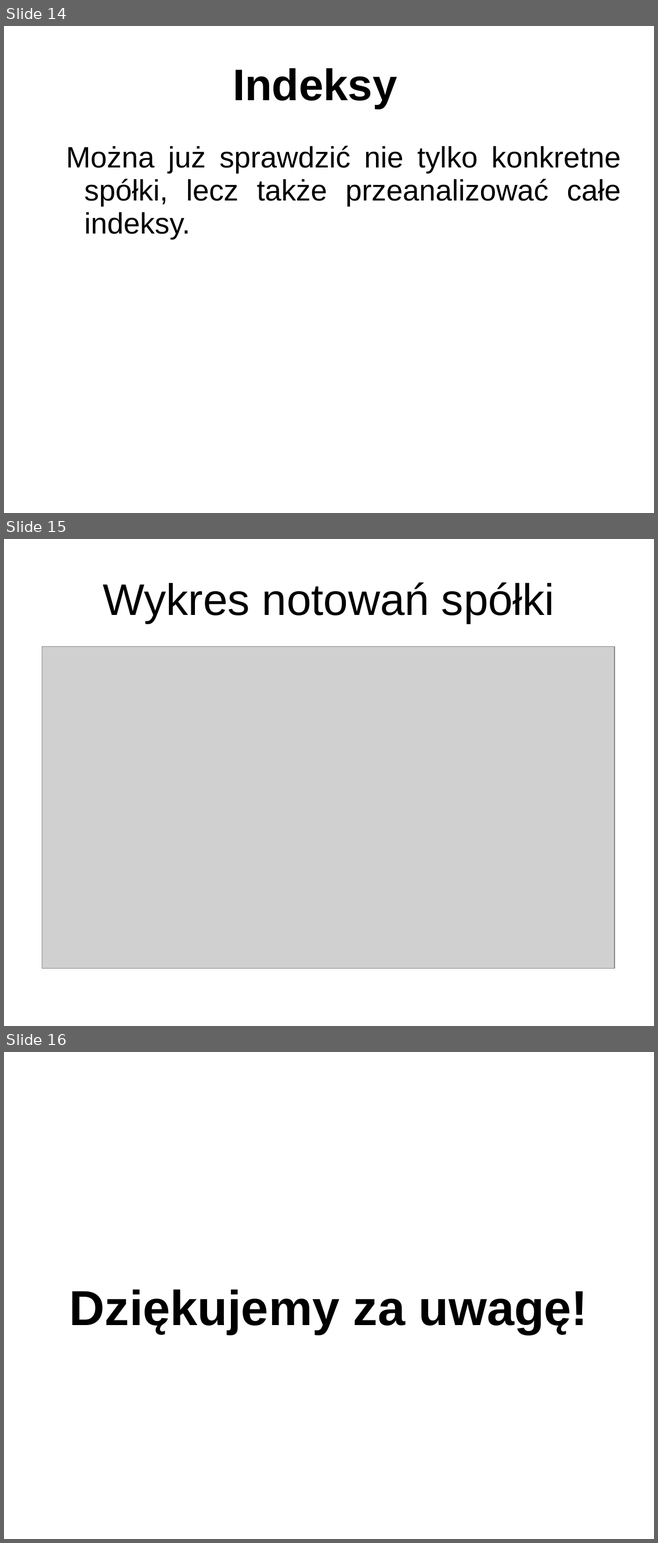
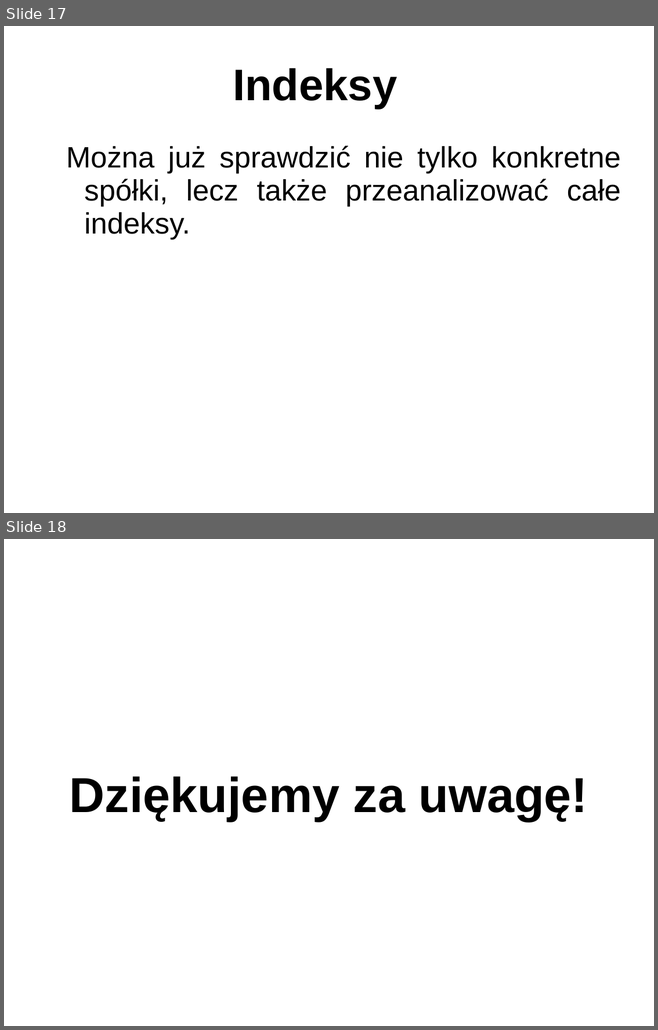
Before and after one commit to NaczelnyRachmistrz/StockRogue, a slide deck: prezentacja/stock_rogue.ppt. Shown one above the other, each under a label of ours: slides 14, 15 and 16 before the commit, slides 17 and 18 after it. The pictures are 658x1543 and 658x1030 pixels, drawn with LibreOffice and Linux fonts; fonts in the diff are those of the drawing; grey boxes stand for pictures; background and template pictures are left out. Boxes give left, top, right and bottom in pixels: in the first picture for what was removed or moved away, otherwise in the second. Text is boxed around its words. In the diff, an @@ line names an element or a change of style, - is before the commit and + after.

```diff
--- a/prezentacja/stock_rogue.ppt
+++ b/prezentacja/stock_rogue.ppt
@@ slide 15 removed at [4,539,654,1026], background #FFFFFF @@
@@ title removed at [103,583,554,623] @@
-Wykres notowań spółki
@@ picture removed at [42,646,614,968] @@
@@ what was slide 14 is now slide 17 @@
@@ what was slide 16 is now slide 18 @@
```
Also in this commit, not shown: 1 slide changed, 3 slides added.
